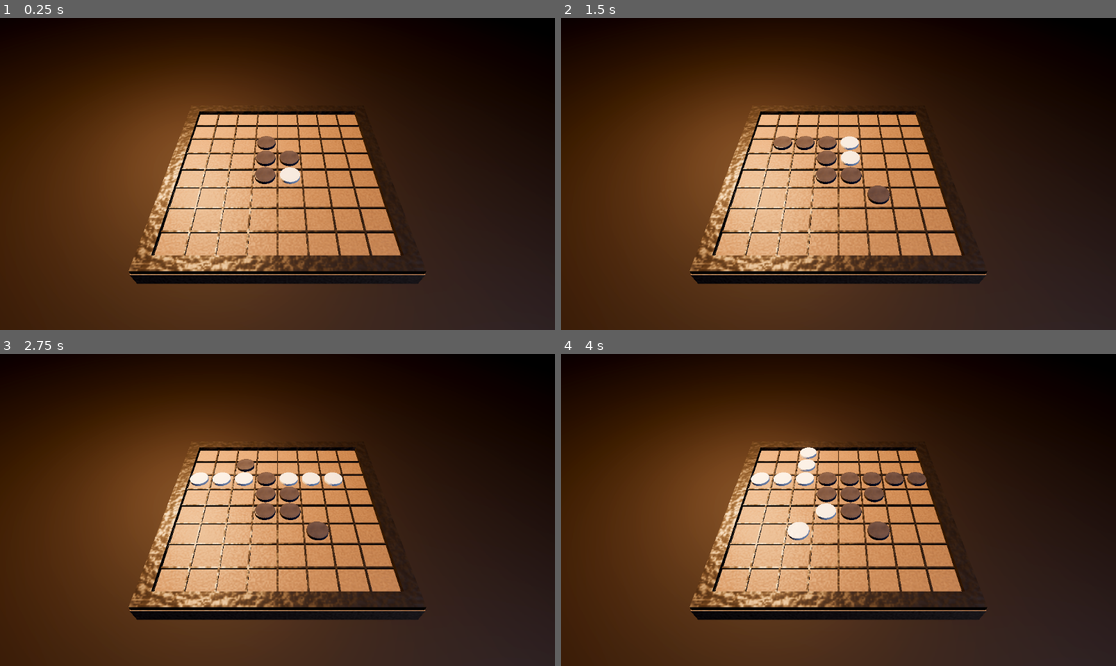
Above: before the commit, frames 1-4 (two rows, left to right).
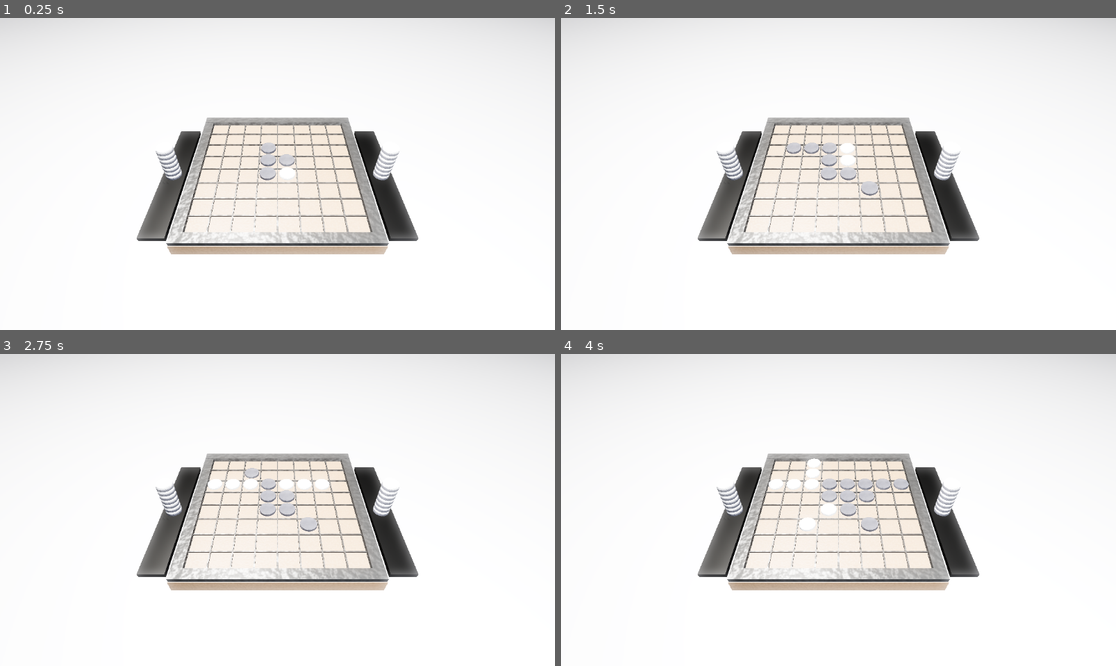
Above: after the commit, the same moments.

Repository: jop3/game-builder
Game: Godot game, scene res://othello.tscn
The game is run twice, just before and just after one commit, with the same random seed, the same clock (stepped at 60 frames per second) and the same inputs.
Inputs:
- Up to frame 1 (0.25 s): no input
- Up to frame 2 (1.5 s): no input
- Up to frame 3 (2.75 s): no input
- Up to frame 4 (4 s): no input

The runs differ from the first frame. In frame 1, 100% of the frame differs, in the area x 0-100%, y 0-100%; in frame 2, 100%; in frame 3, 100%; in frame 4, 100%.

Commit message:
othello scene: realistic Reversi staging (bright product light + side disc trays)
Toward the real-set look: bright neutral overhead key + specular light on a
light tabletop (green felt reads, glossy pieces get crisp highlights) instead
of the candlelit rig; two side trays of stacked alternating discs like a real
board; camera pulled back to frame board + trays. (Assets swapped to the
reversi_classic set next.)

Co-Authored-By: Claude Opus 4.8 <noreply@anthropic.com>
Claude-Session: https://claude.ai/code/session_01B7fJKWCyBocffLdn3EVuZD

Diff:
--- a/examples/othello/game/othello.gd
+++ b/examples/othello/game/othello.gd
@@ -36,6 +36,7 @@
 var _surf_z := 0.03
 var _border := 0.0265
 var _disc_h := 0.007
+var _bw := 0.46          # board footprint (measured)
 
 var _discs := {}           # cell(int) -> Node3D holder (child = colored disc)
 var _disc_side := {}       # cell(int) -> currently displayed side
@@ -57,6 +58,7 @@
 
 	_build_stage()
 	_load_assets()
+	_build_trays()
 	_precompute_game()
 	_place_start()
 	# drive everything from a manual clock so recordings are deterministic
@@ -103,6 +105,7 @@
 	add_child(_board_root)
 	var ab := _aabb(_board_root)
 	var bw: float = min(ab.size.x, ab.size.z)          # board footprint (X/Z plane, Y up in Godot)
+	_bw = bw
 	_cx = ab.position.x + ab.size.x * 0.5
 	_cy = ab.position.z + ab.size.z * 0.5
 	var play := bw - 2.0 * _border
@@ -114,6 +117,30 @@
 		add_child(g)
 		_proto[side] = g
 	_disc_h = _aabb(_proto[Rules.DARK]).size.y     # for a center-pivot flip
+
+func _build_trays() -> void:
+	# Two side trays of stacked reserve discs, like the real set (the rim edges
+	# read as striped black/white columns). Purely decorative, not game state.
+	var half := _bw / 2.0
+	for sign in [-1.0, 1.0]:
+		var tx: float = _cx + sign * (half + 0.052)
+		var base := MeshInstance3D.new()
+		var bm := BoxMesh.new()
+		bm.size = Vector3(0.062, 0.012, _bw * 0.86)
+		base.mesh = bm
+		var mat := StandardMaterial3D.new()
+		mat.albedo_color = Color(0.02, 0.02, 0.02)
+		mat.roughness = 0.3
+		base.material_override = mat
+		base.position = Vector3(tx, 0.006, _cy)
+		add_child(base)
+		for i in 14:
+			var side: int = Rules.DARK if (i % 2 == 0) else Rules.LIGHT
+			var d: Node3D = _proto[side].duplicate()
+			d.visible = true
+			add_child(d)
+			d.position = Vector3(tx, 0.012 + _disc_h * i, _cy)
+			d.rotation.y = deg_to_rad(4.0 * (1 if i % 2 else -1))
 
 func _cell_pos(cell: int) -> Vector3:
 	var r: int = cell / 8
@@ -255,46 +282,58 @@
 func _build_stage() -> void:
 	var env := WorldEnvironment.new()
 	var e := Environment.new()
+	# Realistic product-shot look (matching a real Reversi set photo): bright,
+	# fairly even, neutral-cool light on a light table so the green felt reads
+	# green and the glossy black/white pieces show crisp specular highlights.
 	e.background_mode = Environment.BG_COLOR
-	e.background_color = Color(0.04, 0.03, 0.03)
+	e.background_color = Color(0.62, 0.63, 0.65)
 	e.ambient_light_source = Environment.AMBIENT_SOURCE_COLOR
-	e.ambient_light_color = Color(0.28, 0.24, 0.34)
-	e.ambient_light_energy = 0.05        # near-dark ambient so the obsidian reads black
+	e.ambient_light_color = Color(0.62, 0.64, 0.68)
+	e.ambient_light_energy = 0.6
 	e.tonemap_mode = Environment.TONE_MAPPER_AGX
+	e.tonemap_white = 6.0
 	e.glow_enabled = true
-	e.glow_intensity = 0.12
+	e.glow_intensity = 0.18
 	e.glow_bloom = 0.05
 	env.environment = e
 	add_child(env)
 
-	# warm candlelight key — restrained so it pools on the board, not blows it out
+	# Bright soft key high above (the overhead lamp) — the small specular it
+	# casts is what makes the glossy pieces read as polished.
 	var key := OmniLight3D.new()
-	key.light_color = Color(1.0, 0.66, 0.34)
-	key.light_energy = 2.4
-	key.omni_range = 2.2
-	key.omni_attenuation = 1.4
-	key.position = Vector3(-0.26, 0.40, -0.18)
+	key.light_color = Color(1.0, 0.98, 0.94)
+	key.light_energy = 8.0
+	key.omni_range = 4.0
+	key.omni_attenuation = 1.0
+	key.position = Vector3(-0.2, 0.75, -0.05)
 	key.shadow_enabled = true
 	add_child(key)
+	# a second cooler highlight from the front-right for a twin specular dot
+	var spec := OmniLight3D.new()
+	spec.light_color = Color(0.95, 0.97, 1.0)
+	spec.light_energy = 3.0
+	spec.omni_range = 3.0
+	spec.position = Vector3(0.45, 0.5, 0.5)
+	add_child(spec)
 	var fill := OmniLight3D.new()
-	fill.light_color = Color(0.5, 0.62, 0.95)
-	fill.light_energy = 0.5
-	fill.omni_range = 2.6
-	fill.position = Vector3(0.55, 0.42, 0.45)
+	fill.light_color = Color(0.85, 0.88, 0.95)
+	fill.light_energy = 1.5
+	fill.omni_range = 4.0
+	fill.position = Vector3(0.1, 0.35, 0.7)
 	add_child(fill)
 
 	var table := MeshInstance3D.new()
-	var pm := PlaneMesh.new(); pm.size = Vector2(3, 3)
+	var pm := PlaneMesh.new(); pm.size = Vector2(4, 4)
 	table.mesh = pm
 	var tm := StandardMaterial3D.new()
-	tm.albedo_color = Color(0.05, 0.03, 0.02); tm.roughness = 0.8
+	tm.albedo_color = Color(0.72, 0.72, 0.74); tm.roughness = 0.55   # light tabletop
 	table.material_override = tm
-	table.position = Vector3(0, 0.0, 0)
+	table.position = Vector3(0, -0.001, 0)
 	add_child(table)
 
 	var cam := Camera3D.new()
-	cam.fov = 58
-	# look_at() needs the node in-tree; look_at_from_position() does not, so we
-	# can aim before adding it (avoids the "Node not inside tree" error).
-	cam.look_at_from_position(Vector3(0.0, 0.46, 0.42), Vector3(0.0, 0.02, 0.0), Vector3.UP)
+	cam.fov = 60
+	# pulled back + up a touch so the board AND the two side trays fit frame.
+	# look_at() needs the node in-tree; look_at_from_position() does not.
+	cam.look_at_from_position(Vector3(0.0, 0.54, 0.52), Vector3(0.0, 0.015, 0.0), Vector3.UP)
 	add_child(cam)
